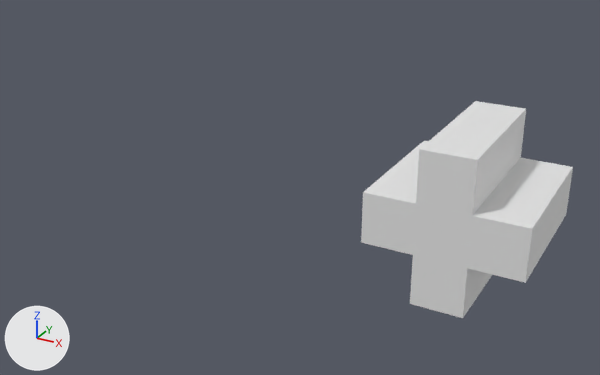
Before and after pictures for a commit that changed the Blender file res/meshes.blend.
Before and after are seen from a camera (50 mm lens) standing at (2.68, -9.23, 4.33) and looking at (-2.69, 0.54, -0.55). Lighting does not change. The marker at lower left points along +X, +Y and +Z.

Script lines for the objects in view, before the commit:
```python
me_cube = bpy.data.meshes.new('Cube')
me_cube.from_pydata(...)  # 24 vertices, 22 faces; spans x -1.0..1.0, y -1.0..1.0, z -1.0..1.0
ob_plus = bpy.data.objects.new('Plus', me_cube)
ob_plus.location = (0.0, 0.0, 0.0)
```
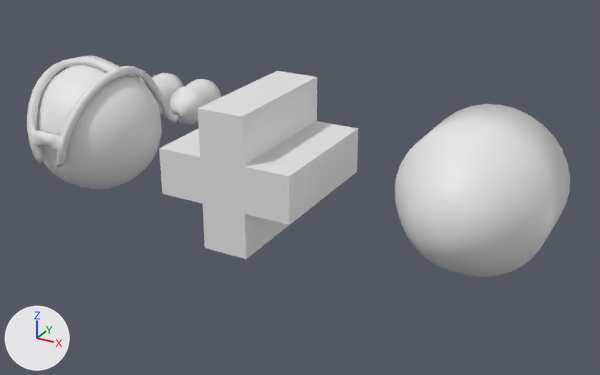
Where the change shows, as pixel boxes [x1, y1, x2, y2] in the pictures (600 x 375 px):
'Plus', moved
    before: [361, 101, 573, 318]
    after: [159, 71, 358, 259]
'Bullet', added
    after: [395, 104, 570, 277]
'Player reference', added
    after: [37, 65, 162, 189]
'Gun1', added
    after: [27, 56, 221, 168]

Diff of the bpy script that builds the scene:
```diff
--- a/res/meshes.blend.py
+++ b/res/meshes.blend.py
@@ mat_color_grid @@
+mat_color_grid = principled_material('Color grid')
+mat_color_grid.base_color = (0.8, 0.8, 0.8)  # white #e7e7e7
@@ me_cylinder @@
+me_cylinder.from_pydata(...)  # 225 vertices, 321 faces; spans x -1.0..1.0, y -1.0..1.0, z -1.0..1.0
+me_cylinder.polygons.foreach_set('use_smooth', [True] * 321)
@@ me_cube_001 @@
+me_cube_001.from_pydata(...)  # 320 vertices, 251 faces; spans x 0.0..0.72, y -1.0..2.44, z -0.45..1.0
+me_cube_001.materials.append(mat_color_grid)  # its picture is missing
@@ me_icosphere @@
+me_icosphere.from_pydata(...)  # an icosphere of 80 faces spanning x -1.01..1.01, y -1.06..1.06, z -1.07..1.07
+me_icosphere.polygons.foreach_set('use_smooth', [True] * 80)
@@ ob_plus @@
 ob_plus = bpy.data.objects.new('Plus', me_cube)
-ob_plus.location = (0.0, 0.0, 0.0)
+ob_plus.location = (-3.0, 0.0, 0.0)
@@ ob_bullet @@
+ob_bullet = bpy.data.objects.new('Bullet', me_cylinder)
+ob_bullet.location = (0.0, 0.0, 0.0)
@@ ob_gun1 @@
+ob_gun1 = bpy.data.objects.new('Gun1', me_cube_001)
+ob_gun1.location = (-6.0, 0.0, 0.0)
+_m = ob_gun1.modifiers.new('Mirror', 'MIRROR')
+_m.merge_threshold = 0.02
+_m = ob_gun1.modifiers.new('Solidify', 'SOLIDIFY')
+_m.solidify_mode = 'NON_MANIFOLD'
+_m.thickness = 0.1
+_m.use_even_offset = True
+_m.nonmanifold_merge_threshold = 0.0231
@@ ob_player_reference @@
+ob_player_reference = bpy.data.objects.new('Player reference', me_icosphere)
+ob_player_reference.location = (-6.0, 0.0, 0.0)
+_m = ob_player_reference.modifiers.new('Subdivision', 'SUBSURF')
+_m.levels = 3
+_m.render_levels = 3
```
